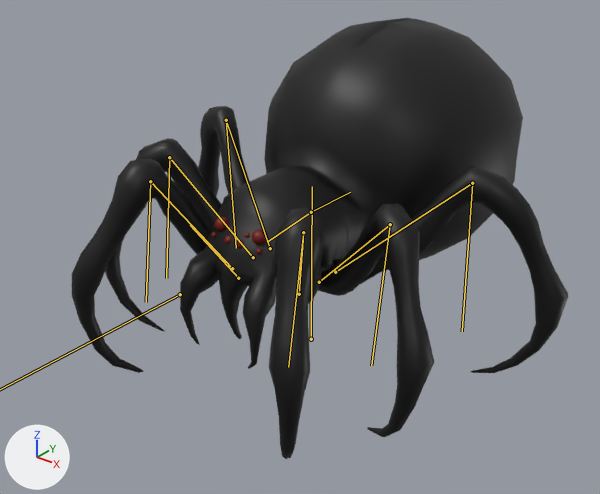
What one commit did to the FBX model 이현수/제작 에셋/uasset/MonsterSpider.fbx.
One viewpoint serves both versions: a 50 mm camera at (1.329, -1.879, 1.364) aimed at (-0.042, -0.166, 0.302). Lighting does not change. The marker at lower left points along +X, +Y and +Z. The picture after the commit comes second. The bones that change, and the others that lie on the model, are drawn over the model as lines.

The first picture shows 'Spider'.
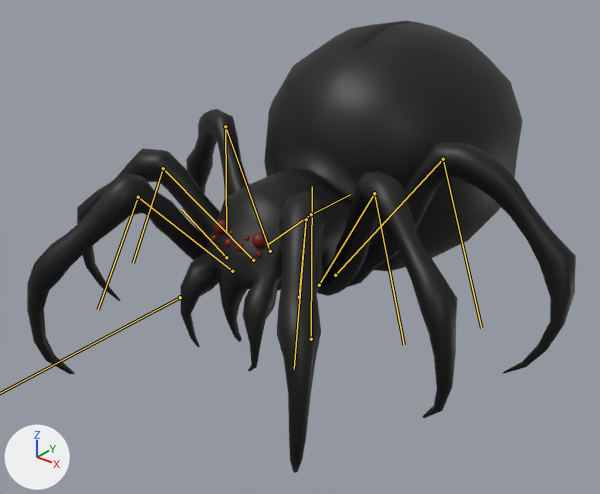
The newer file adds an action. The first version stands in its rest pose; the second is drawn at frame 1 of the action 'SpiderAmature|03Attack'.

What differs and where, as boxes (x1, y1, x2, y2) in the pictures (600 x 494 px):
'Spider', posed (11% wider): before (72, 18, 568, 459); after (27, 21, 576, 473)
bone 'LegBack.001.L', root to tip: before (335, 272) to (472, 183); after (335, 275) to (443, 159)
bone 'LegBack.002.L', root to tip: before (472, 183) to (462, 331); after (443, 159) to (481, 328)
bone 'LegMiddle.001.L', root to tip: before (319, 282) to (390, 224); after (319, 285) to (374, 193)
bone 'LegMiddle.002.L', root to tip: before (390, 224) to (371, 365); after (374, 193) to (404, 345)
bone 'LegFront.001.L', root to tip: before (299, 294) to (303, 232); after (299, 297) to (306, 219)
bone 'LegFront.002.L', root to tip: before (303, 232) to (288, 367); after (306, 219) to (294, 369)
bone 'LegBack.001.R', root to tip: before (270, 248) to (226, 120); after (270, 251) to (225, 126)
bone 'LegBack.002.R', root to tip: before (226, 120) to (236, 248); after (225, 126) to (226, 233)
bone 'LegMiddle.001.R', root to tip: before (253, 257) to (169, 157); after (253, 260) to (163, 168)
bone 'LegMiddle.002.R', root to tip: before (169, 157) to (166, 278); after (163, 168) to (133, 263)
bone 'LegFront.001.R', root to tip: before (232, 268) to (150, 181); after (232, 271) to (138, 197)
bone 'LegFront.002.R', root to tip: before (150, 181) to (146, 302); after (138, 197) to (98, 309)

The edits, one by one:
Bone 'SpiderCenter' (bone_spidercenter) moves from (0.0, 0.0, 0.0) to (0.0, 0.0, 0.009).
Bone 'LegBack.001.L' (bone_legback_001_l) turns from (0, 0, 0) to (13, -7, 2) degrees about its own x, y and z.
Bone 'LegBack.002.L' (bone_legback_002_l) turns from (0, 0, 0) to (4, 0, -9) degrees about its own x, y and z.
Bone 'LegMiddle.001.L' (bone_legmiddle_001_l) turns from (0, 0, 0) to (5, 1, 15) degrees about its own x, y and z.
Bone 'LegMiddle.002.L' (bone_legmiddle_002_l) turns from (0, 0, 0) to (4, 0, -9) degrees about its own x, y and z.
Bone 'LegFront.001.L' (bone_legfront_001_l) turns from (0, 0, 0) to (-3, 1, 7) degrees about its own x, y and z.
Bone 'LegFront.002.L' (bone_legfront_002_l) turns from (0, 0, 0) to (-3, 1, 18) degrees about its own x, y and z.
Bone 'LegBack.001.R' (bone_legback_001_r) turns from (0, 0, 0) to (-3, 0, 1) degrees about its own x, y and z.
Bone 'LegBack.002.R' (bone_legback_002_r) turns from (0, 0, 0) to (19, 0, -2) degrees about its own x, y and z.
Bone 'LegMiddle.001.R' (bone_legmiddle_001_r) turns from (0, 0, 0) to (-4, -5, 6) degrees about its own x, y and z.
Bone 'LegMiddle.002.R' (bone_legmiddle_002_r) turns from (0, 0, 0) to (11, -3, 26) degrees about its own x, y and z.
Bone 'LegFront.001.R' (bone_legfront_001_r) turns from (0, 0, 0) to (3, -2, 7) degrees about its own x, y and z.
Bone 'LegFront.002.R' (bone_legfront_002_r) turns from (0, 0, 0) to (-5, -1, -24) degrees about its own x, y and z.
